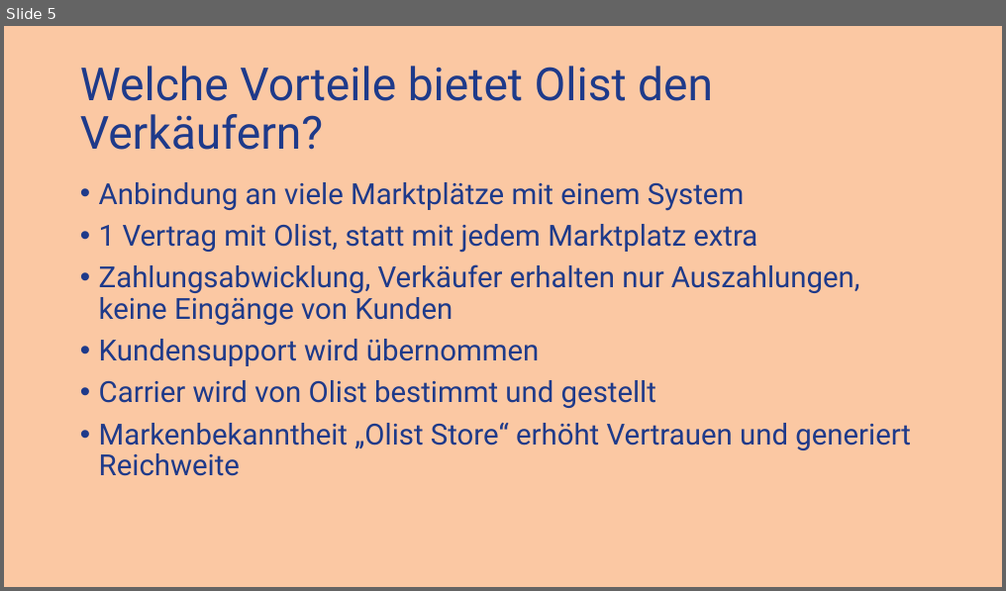
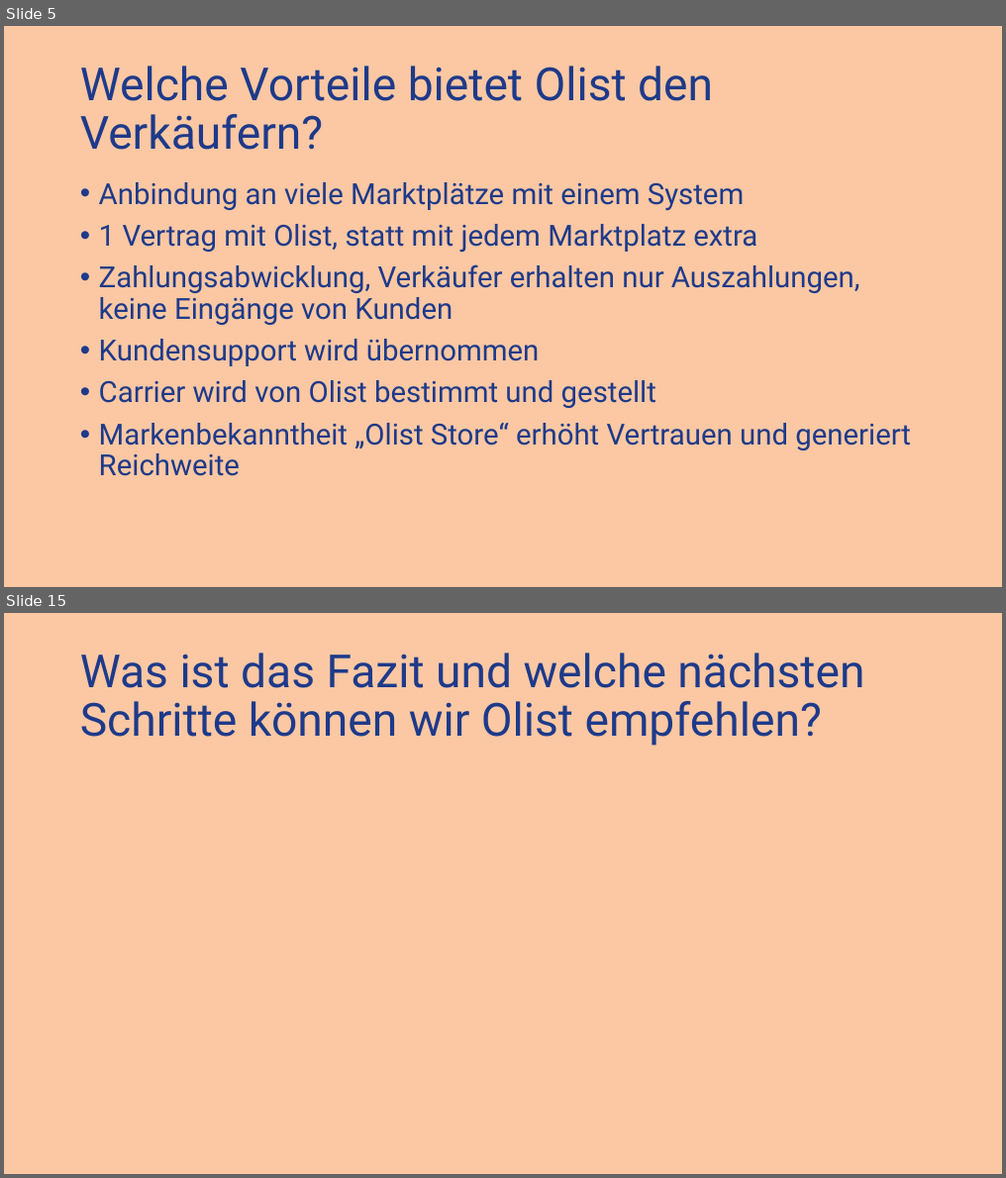
Before and after one commit to dtyrna/olist-marketplace-analysis, a slide deck: docs/Olist-Ecommerce.pptx. Shown one above the other, each under a label of ours: slide 5 before the commit, slides 5 and 15 after it; the slides between them are not shown. The pictures are 1006x591 and 1006x1178 pixels, drawn with LibreOffice and Linux fonts; fonts in the diff are those of the drawing. Boxes give left, top, right and bottom in pixels: in the first picture for what was removed or moved away, otherwise in the second. Text is boxed around its words. In the diff, an @@ line names an element or a change of style, - is before the commit and + after.

```diff
--- a/docs/Olist-Ecommerce.pptx
+++ b/docs/Olist-Ecommerce.pptx
@@ slide 15 added at [4, 613, 1002, 1174], background #FBC8A3 @@
@@ title added at [80, 653, 864, 746], 44 pt, text #1E3A8A @@
+Was ist das Fazit und welche nächsten Schritte können wir Olist empfehlen?
```
Also in this commit, not shown: 3 slides changed, 10 other slides added.
